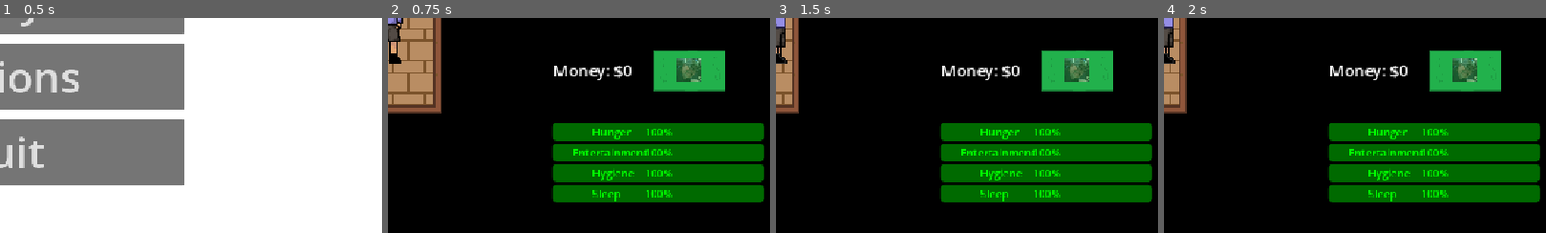
Above: before the commit, frames 1-4 (left to right).
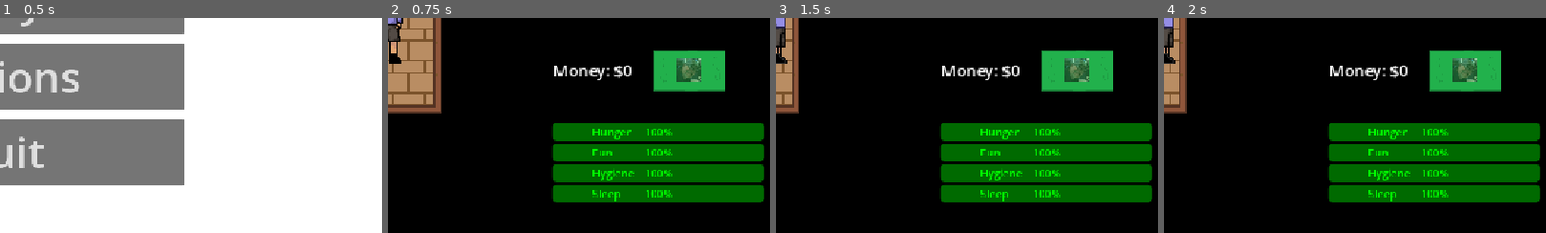
Above: after the commit, the same moments.

Repository: totallyastudentaccount/rpg
Game: Godot game, scene res://scene/menus/main_menu/mainmenu.tscn
The game is run twice, just before and just after one commit, with the same random seed, the same clock (stepped at 60 frames per second) and the same inputs. The engine's default icon, where the game draws it, is replaced by a stand-in: a white triangle on a blue panel in a dark square.
Inputs:
- Up to frame 1 (0.5 s): no input
- Up to frame 2 (0.75 s): click "Play" at 0.5 s
- Up to frame 3 (1.5 s): tap Enter at 1.25 s; hold Right (ui_right) from 1.28 s (still down); tap E (interact) at 1.35 s
- Up to frame 4 (2 s): keep holding Right (ui_right)
The pictures show only the part of the screen within x 50-100%, y 50-100%; the shares and areas given below are measured in that part.

Frame 1 is identical in both runs. In frame 2, 0.3% of the frame differs, in the area x 48-68%, y 60-64%; in frame 3, 0.3%; in frame 4, 0.3%.

Commit message:
Update HUD.tscn

Diff:
--- a/scene/menus/HUD.tscn
+++ b/scene/menus/HUD.tscn
@@ -88,13 +88,13 @@
 anchors_preset = 15
 anchor_right = 1.0
 anchor_bottom = 1.0
-offset_left = 30.0
+offset_left = 60.0
 offset_top = 2.0
-offset_right = 30.0
+offset_right = 60.0
 offset_bottom = 2.0
 grow_horizontal = 2
 grow_vertical = 2
-text = "Entertainment"
+text = "Fun"
 
 [node name="hygieneBar" type="ProgressBar" parent="Control/VBoxContainer" unique_id=768396676]
 layout_mode = 2
